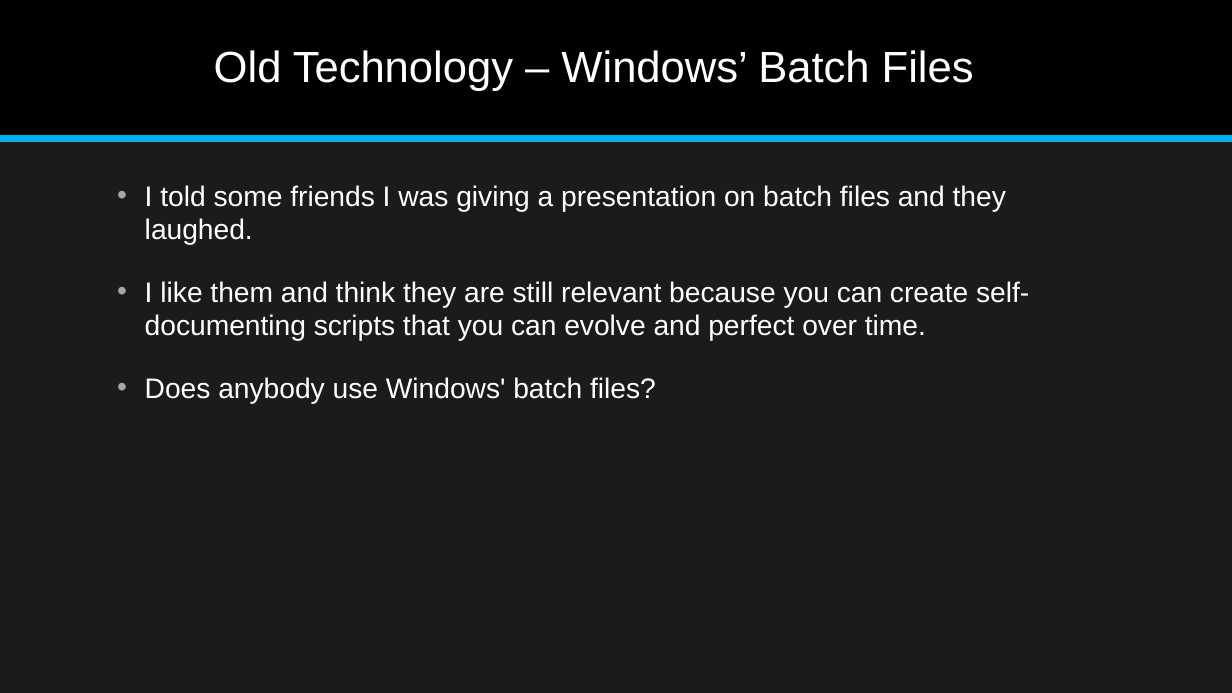
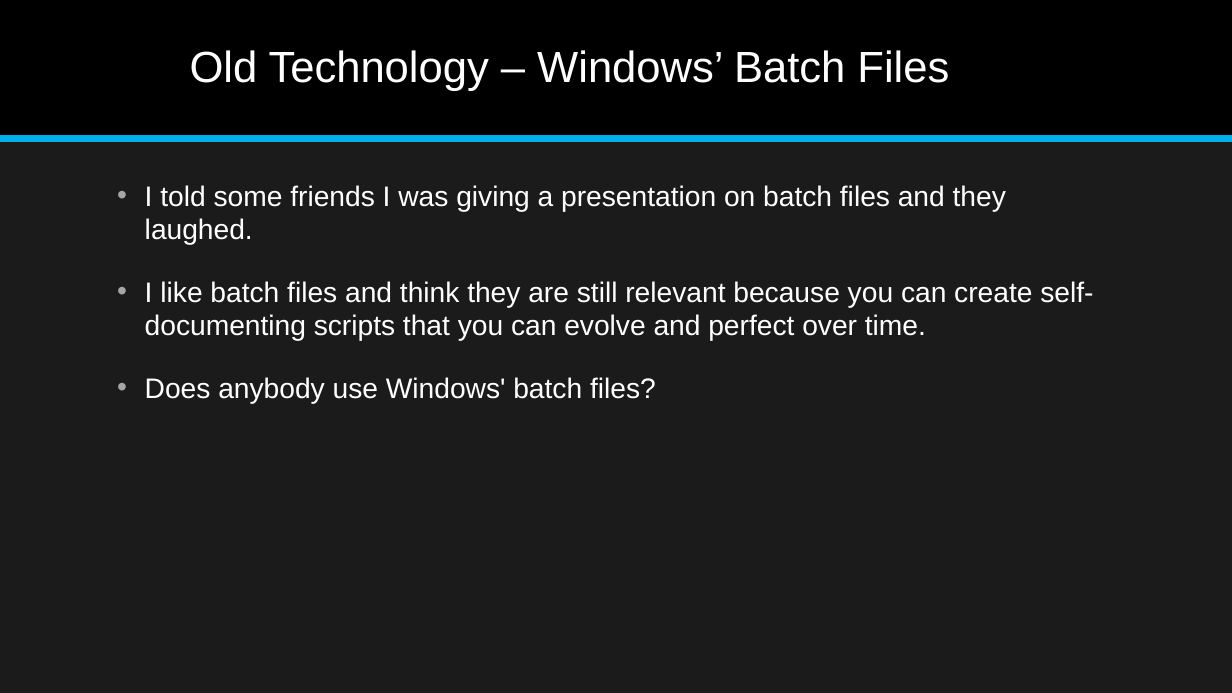
Before and after one commit to jonathan-r-jones/Composable-Batch-Files, a slide deck: slide 1 of Composable Batch File Helper.pptx. Drawn at 1232x693 pixels with LibreOffice and Linux fonts; fonts in the diff are those of the drawing. Boxes give left, top, right and bottom in pixels: in the first picture for what was removed or moved away, otherwise in the second. Text is boxed around its words. In the diff, an @@ line names an element or a change of style, - is before the commit and + after.

```diff
--- a/Composable Batch File Helper.pptx
+++ b/Composable Batch File Helper.pptx
@@ title "Old Technology – Windows’ Batch ..." moved from (x1=214, y1=50, x2=974, y2=91) to (x1=190, y1=50, x2=949, y2=91) @@
@@ text at (x1=145, y1=281, x2=1093, y2=341): text changed @@
-• I like them and think they are still relevant because you can create self-documenting scripts that you can evolve and perfect over time.
+• I like batch files and think they are still relevant because you can create self-documenting scripts that you can evolve and perfect over time.
```
Also in this commit, not shown: 4 other slides changed, 1 slide removed, 3 other files.
